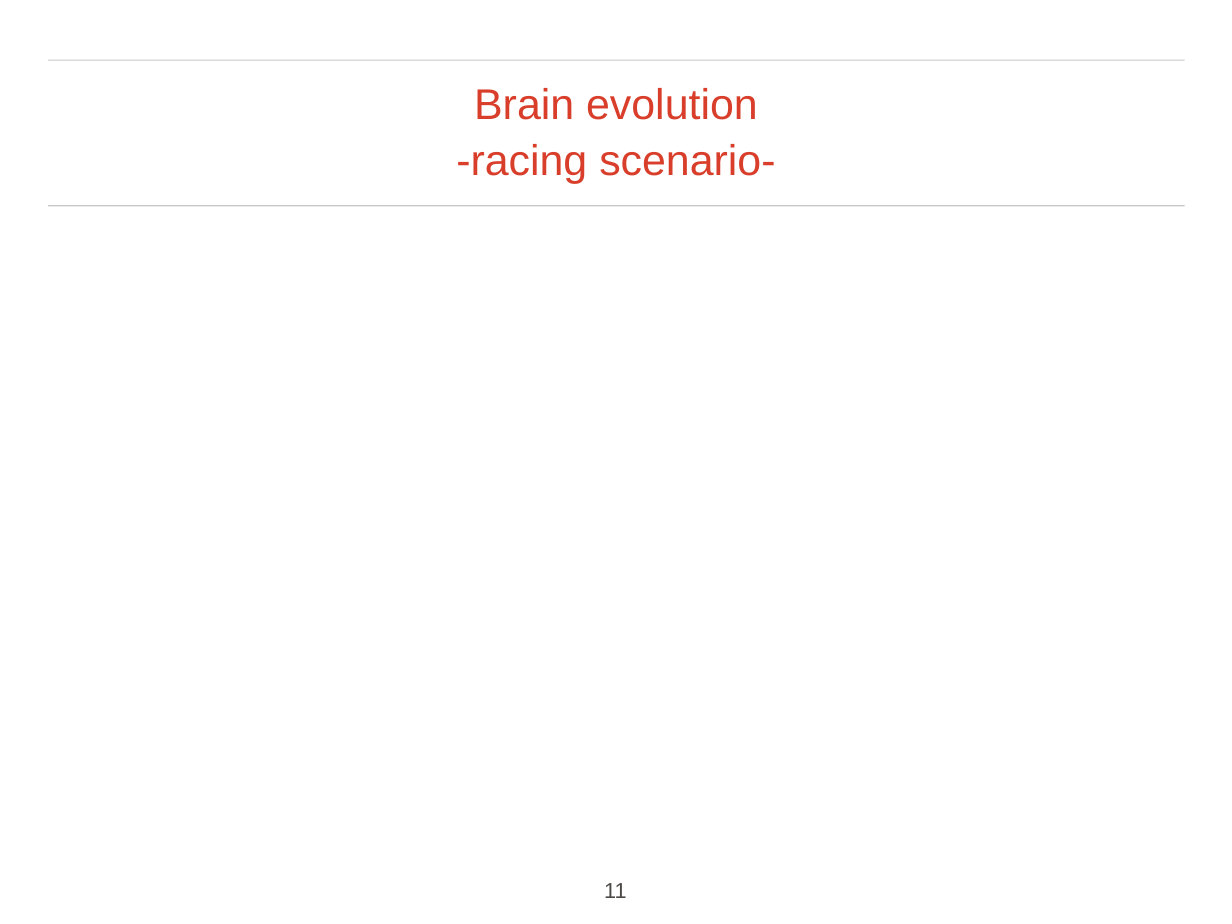
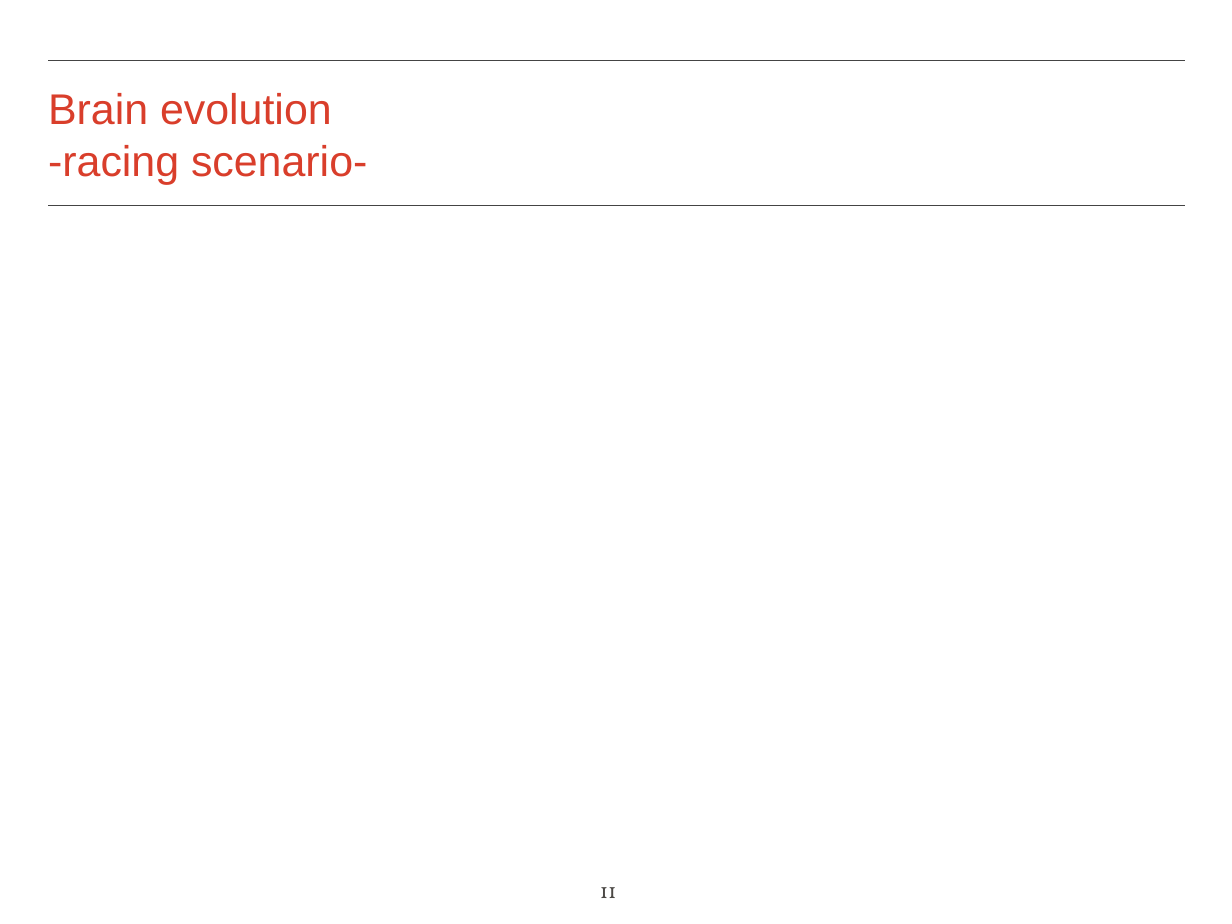
Before and after one commit to iulialexandra/evorobo, a slide deck: slide 11 of presentation_pp.pptx. Drawn at 1232x924 pixels with LibreOffice and Linux fonts; fonts in the diff are those of the drawing; background and template pictures are left out. Boxes give left, top, right and bottom in pixels: in the first picture for what was removed or moved away, otherwise in the second. Text is boxed around its words. In the diff, an @@ line names an element or a change of style, - is before the commit and + after.

```diff
--- a/presentation_pp.pptx
+++ b/presentation_pp.pptx
@@ freeform shape removed at (x1=49, y1=60, x2=1185, y2=60) @@
@@ rectangle added at (x1=49, y1=60, x2=1185, y2=60), outline #444444 0.99 pt @@
@@ text at (x1=48, y1=93, x2=367, y2=185): text changed @@
-Brain evolution
--racing scenario-
+Brain evolution
+-racing scenario-
@@ freeform shape removed at (x1=49, y1=206, x2=1185, y2=206) @@
@@ rectangle added at (x1=49, y1=206, x2=1185, y2=206), outline #444444 0.99 pt @@
@@ page number at (x1=600, y1=887, x2=617, y2=898): font Arial to Vollkorn; alignment centre to left @@
```
Also in this commit, not shown: 14 other slides changed.
